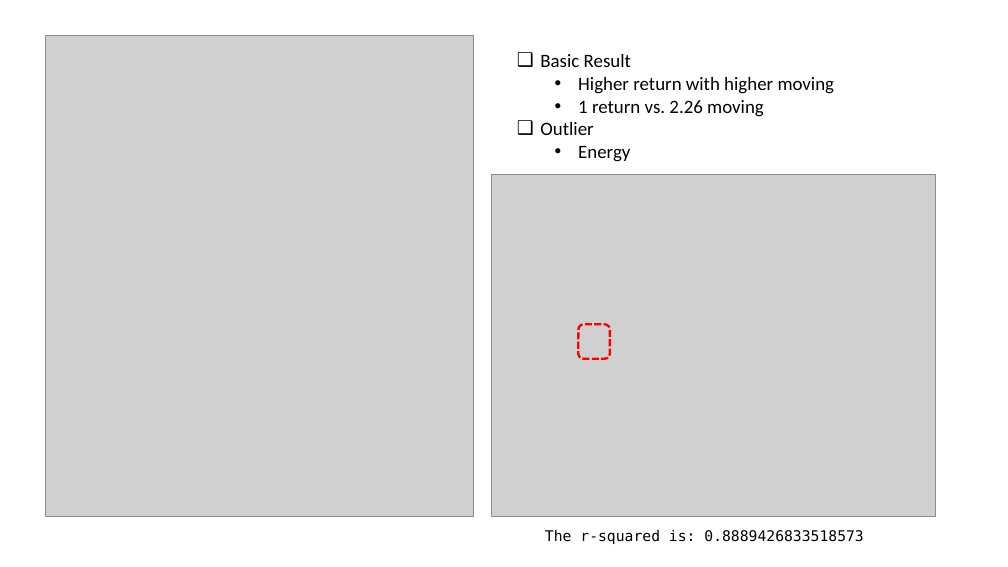
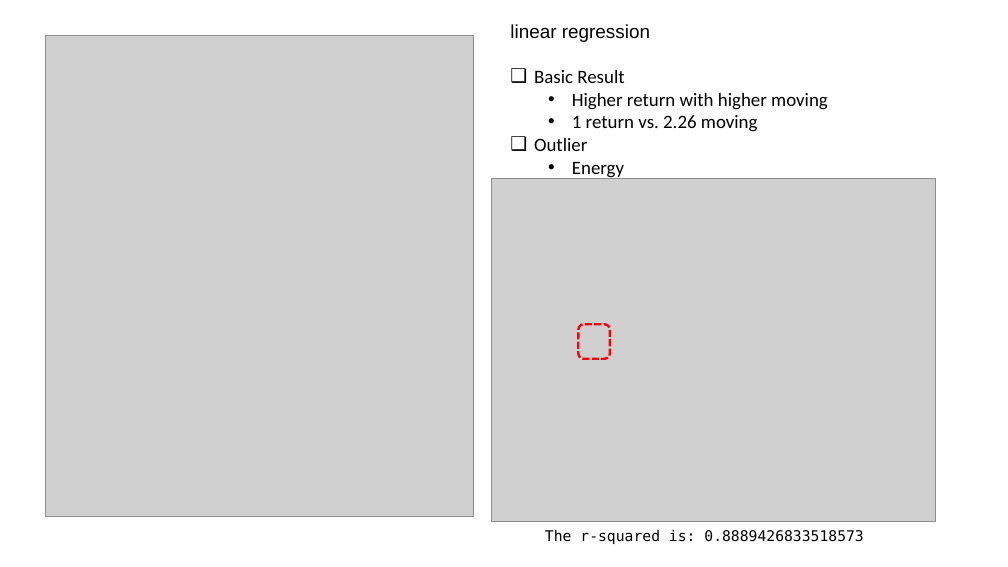
Before and after one commit to kennysiegler/first-project, a slide deck: slide 16 of Presentation3.pptx. Drawn at 1008x567 pixels with LibreOffice and Linux fonts; fonts in the diff are those of the drawing; grey boxes stand for pictures. Boxes give left, top, right and bottom in pixels: in the first picture for what was removed or moved away, otherwise in the second. Text is boxed around its words. In the diff, an @@ line names an element or a change of style, - is before the commit and + after.

```diff
--- a/Presentation3.pptx
+++ b/Presentation3.pptx
@@ text "linear regression": place and size @@
-text "linear regression" at <box>540,54,835,162</box>
+text "linear regression" at <box>510,24,828,179</box>
@@ text at <box>510,24,650,42</box>: paragraph added @@
+linear regression
@@ picture: place and size @@
-picture at <box>492,175,935,517</box>
+picture at <box>492,178,935,521</box>
```
Also in this commit, not shown: 5 other slides changed, 1 slide added.
